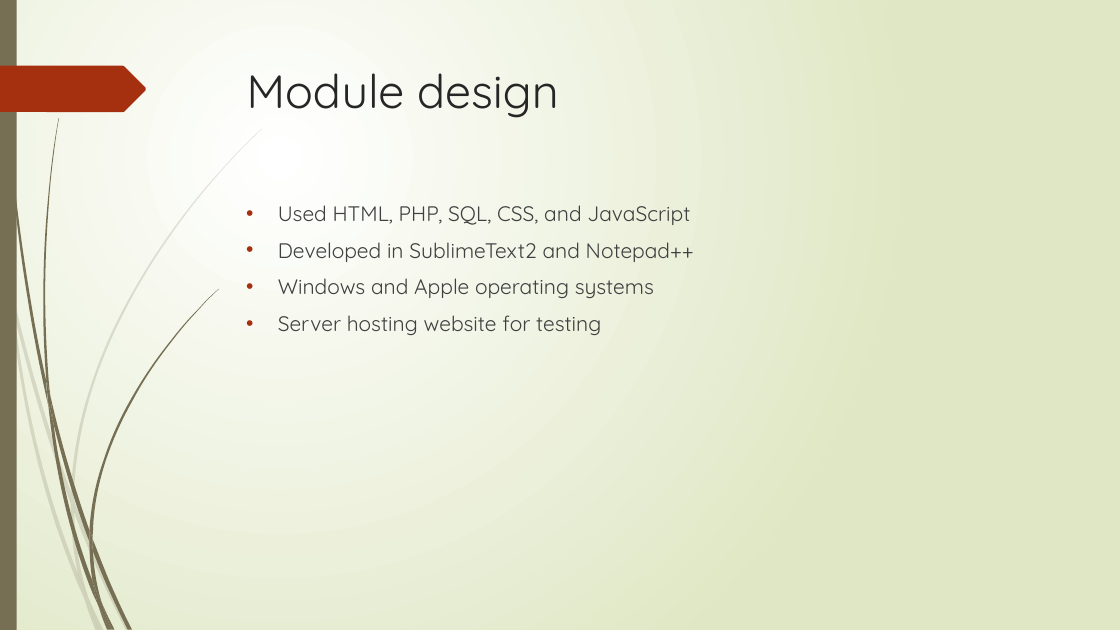
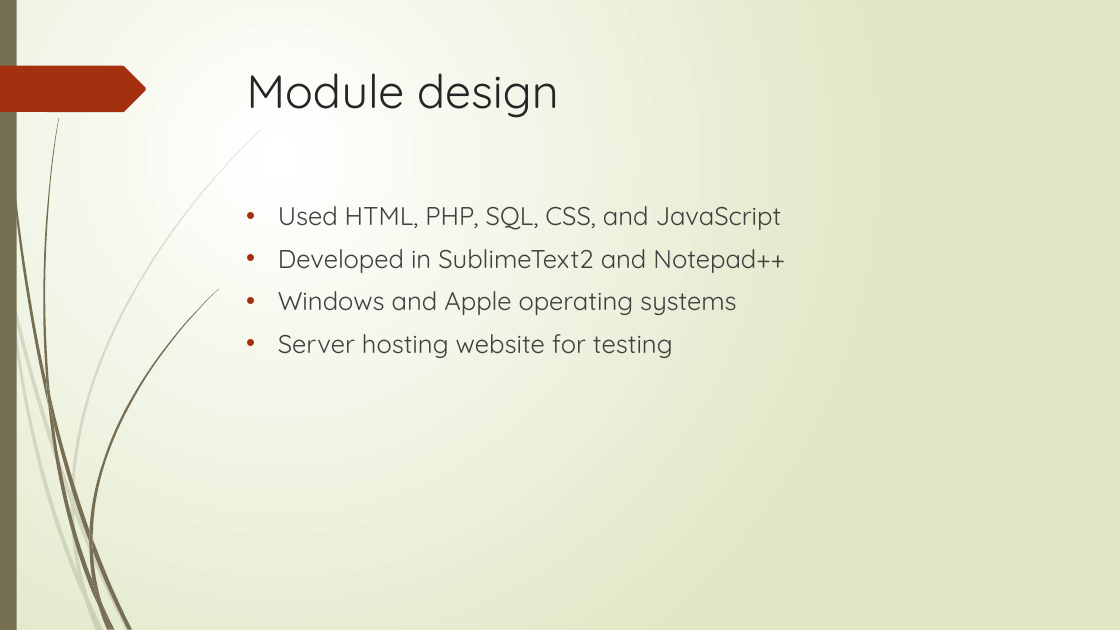
Before and after one commit to cs480GroupCAKE/PIEWebsite, a slide deck: slide 6 of Presentation/Presentation Two/PresentationRevised.pptx. Drawn at 1120x630 pixels with LibreOffice and Linux fonts; fonts in the diff are those of the drawing. Boxes give left, top, right and bottom in pixels: in the first picture for what was removed or moved away, otherwise in the second. Text is boxed around its words. In the diff, an @@ line names an element or a change of style, - is before the commit and + after.

Commit message:
Updated presentation
Updated PresentationRevised to split the conclusion into past and future
tasks and made formatting consistent

```diff
--- a/Presentation/Presentation Two/PresentationRevised.pptx
+++ b/Presentation/Presentation Two/PresentationRevised.pptx
@@ text "Used HTML, PHP, SQL, CSS, ..." at (278,206,785,358): size 18 to 22 pt @@
```
Also in this commit, not shown: 1 other slide changed, 1 slide added.
